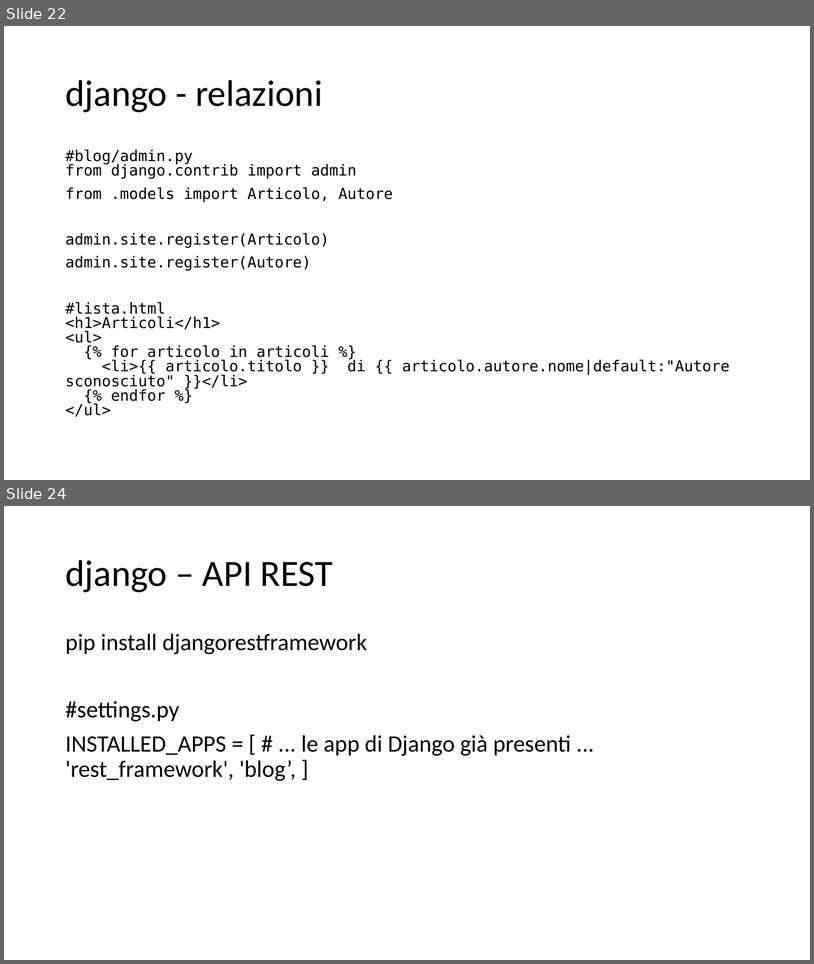
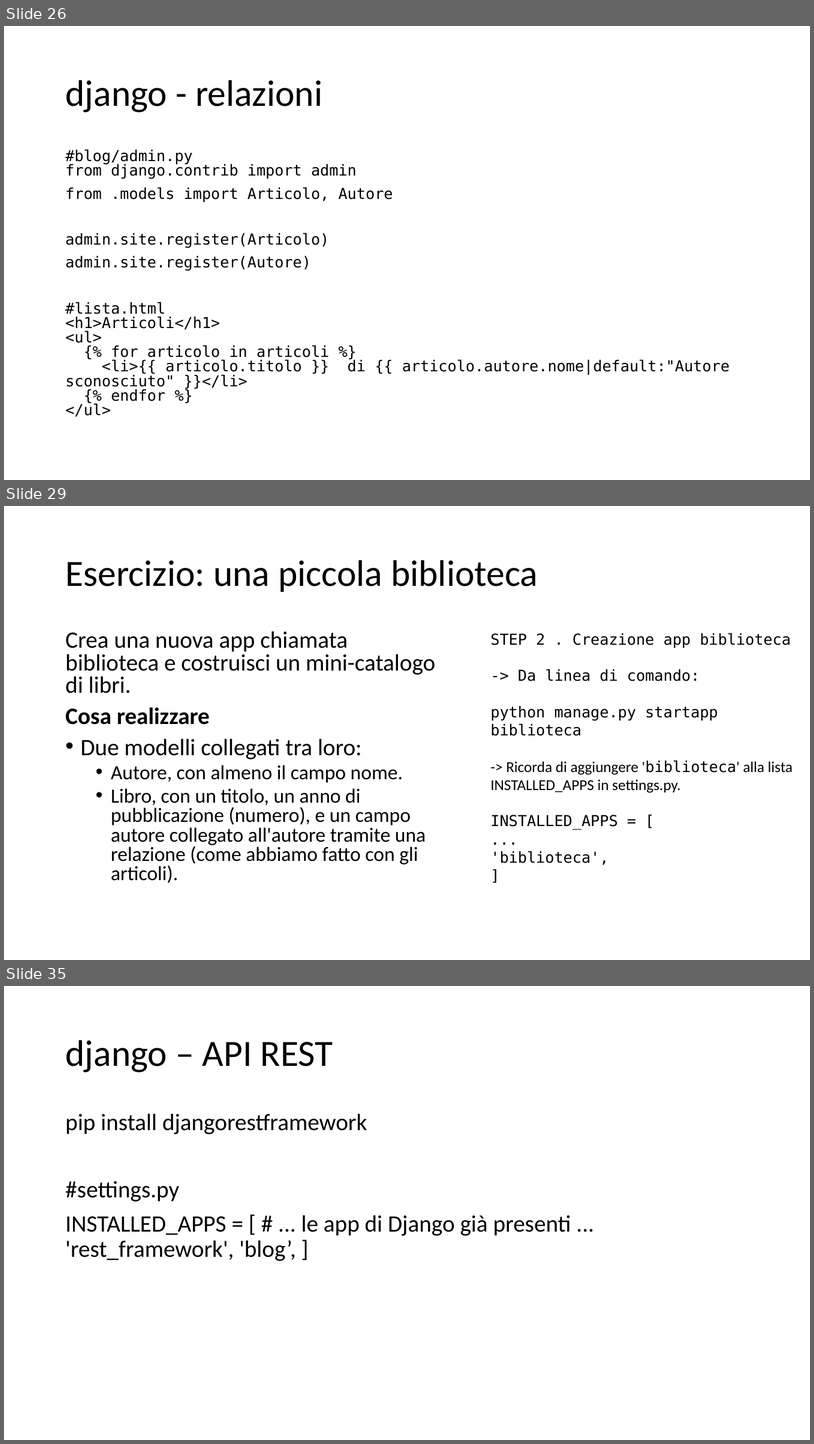
Before and after one commit to dipialx/Corso-Python, a slide deck: Lez4.pptx. Shown one above the other, each under a label of ours: slides 22 and 24 before the commit, slides 26, 29 and 35 after it; the slides between them are not shown. The pictures are 814x964 and 814x1444 pixels, drawn with LibreOffice and Linux fonts; fonts in the diff are those of the drawing. Boxes give left, top, right and bottom in pixels: in the first picture for what was removed or moved away, otherwise in the second. Text is boxed around its words. In the diff, an @@ line names an element or a change of style, - is before the commit and + after.

```diff
--- a/Lez4.pptx
+++ b/Lez4.pptx
@@ slide 29 added at (4, 506, 810, 960), background #FFFFFF @@
@@ title added at (65, 560, 538, 592), 44 pt, text #000000 @@
+Esercizio: una piccola biblioteca
@@ text added at (65, 631, 435, 883), 24 pt, text #000000 @@
+Crea una nuova app chiamata biblioteca e costruisci un mini-catalogo di libri.
+Cosa realizzare
+• Due modelli collegati tra loro:
+  • Autore, con almeno il campo nome.
+  • Libro, con un titolo, un anno di pubblicazione (numero), e un campo autore collegato all'autore tramite una relazione (come abbiamo fatto con gli articoli).
@@ text added at (491, 633, 793, 865), 18 pt, text #000000 @@
+STEP 2 . Creazione app biblioteca
+-> Da linea di comando:
+python manage.py startapp biblioteca
+-> Ricorda di aggiungere 'biblioteca' alla lista INSTALLED_APPS in settings.py.
+INSTALLED_APPS = [
+...
+'biblioteca',
+]
@@ what was slide 22 is now slide 26 @@
@@ what was slide 24 is now slide 35 @@
```
Also in this commit, not shown: 2 slides changed, 11 other slides added, 3 other files.
